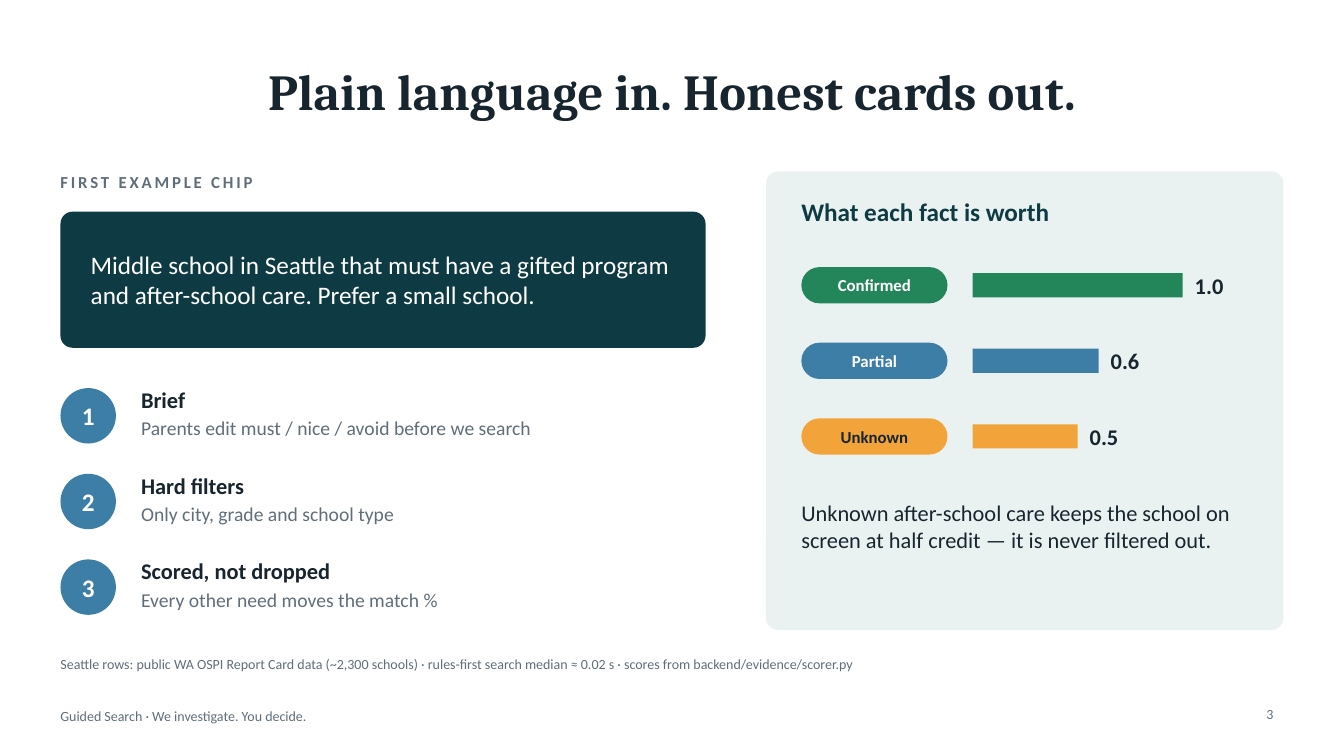
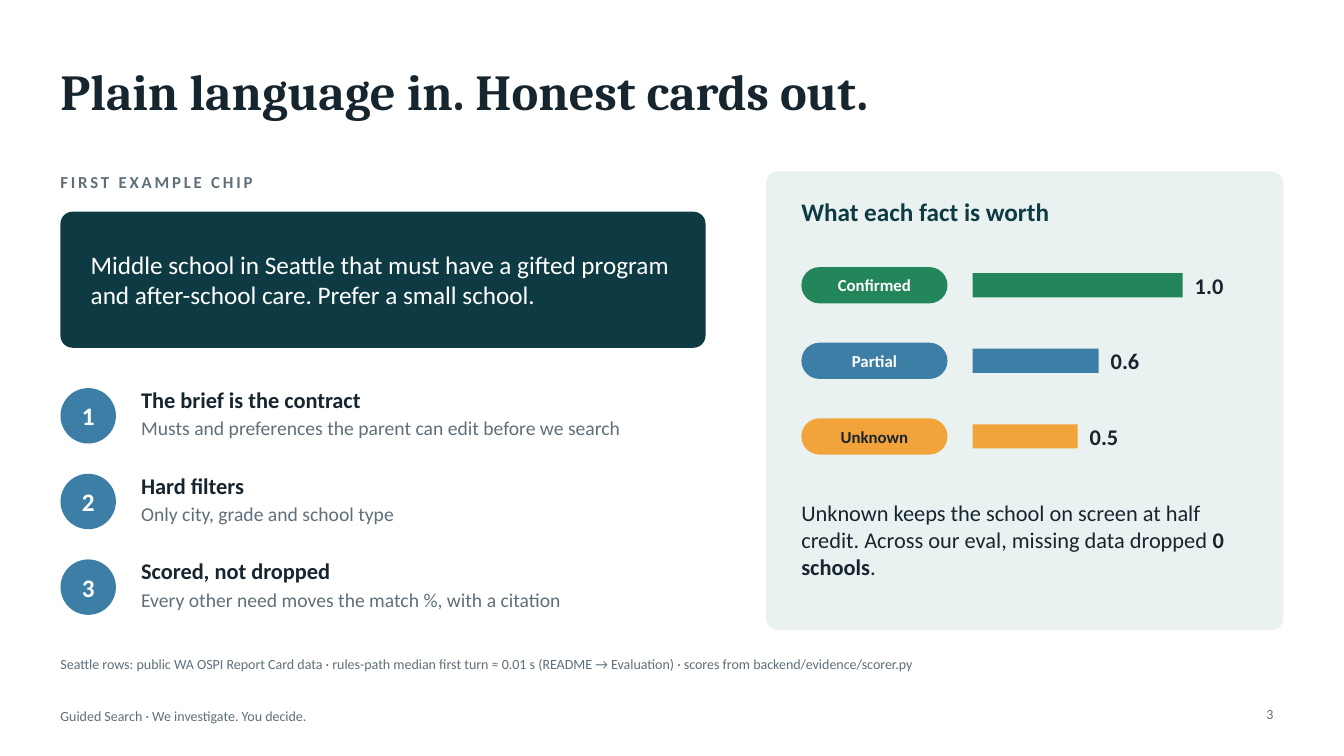
Before and after one commit to ClearView-AWS/AWS_BreakingBarriers, a slide deck: slide 3 of docs/pitch/Guided-Search-8min.pptx. Drawn at 1344x756 pixels with LibreOffice and Linux fonts; fonts in the diff are those of the drawing. Boxes give left, top, right and bottom in pixels: in the first picture for what was removed or moved away, otherwise in the second. Text is boxed around its words. In the diff, an @@ line names an element or a change of style, - is before the commit and + after.

```diff
--- a/docs/pitch/Guided-Search-8min.pptx
+++ b/docs/pitch/Guided-Search-8min.pptx
@@ title "Plain language in. Honest cards ..." at bbox=[60, 75, 868, 121]: alignment centre to left @@
@@ text at bbox=[141, 392, 360, 408]: text changed @@
-Brief
+The brief is the contract
@@ text at bbox=[141, 421, 620, 438]: text changed @@
-Parents edit must / nice / avoid before we search
+Musts and preferences the parent can edit before we search
@@ text at bbox=[801, 505, 1224, 575]: text changed @@
-Unknown after-school care keeps the school on screen at half credit — it is never filtered out.
+Unknown keeps the school on screen at half credit. Across our eval, missing data dropped 0 schools.
@@ text at bbox=[141, 593, 561, 610]: text changed @@
-Every other need moves the match %
+Every other need moves the match %, with a citation
@@ text at bbox=[60, 659, 912, 671]: text changed @@
-Seattle rows: public WA OSPI Report Card data (~2,300 schools) · rules-first search median ≈ 0.02 s · scores from backend/evidence/scorer.py
+Seattle rows: public WA OSPI Report Card data · rules-path median first turn ≈ 0.01 s (README → Evaluation) · scores from backend/evidence/scorer.py
```
Also in this commit, not shown: 6 other slides changed, 1 slide added, 1 slide removed, 1 other file.
